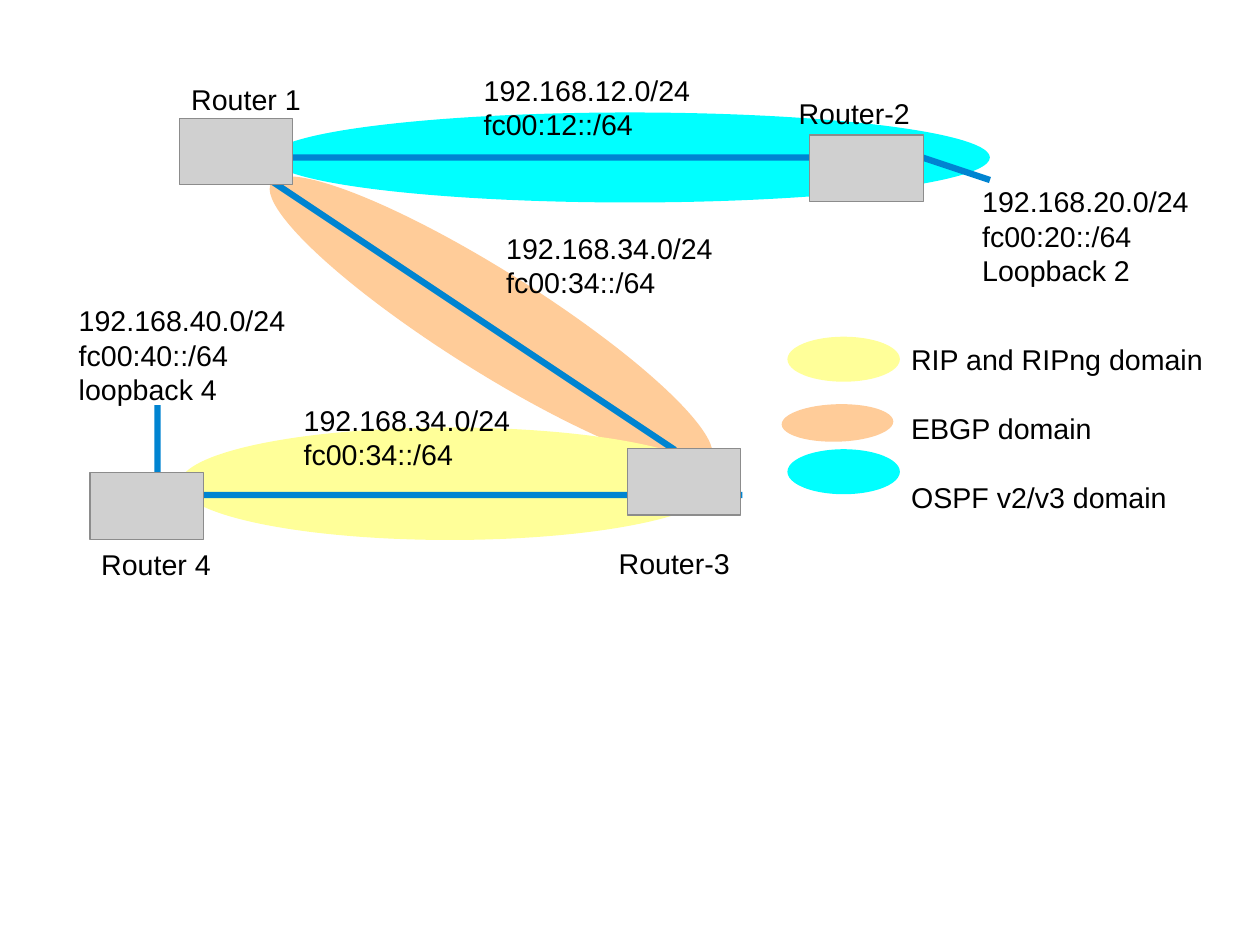
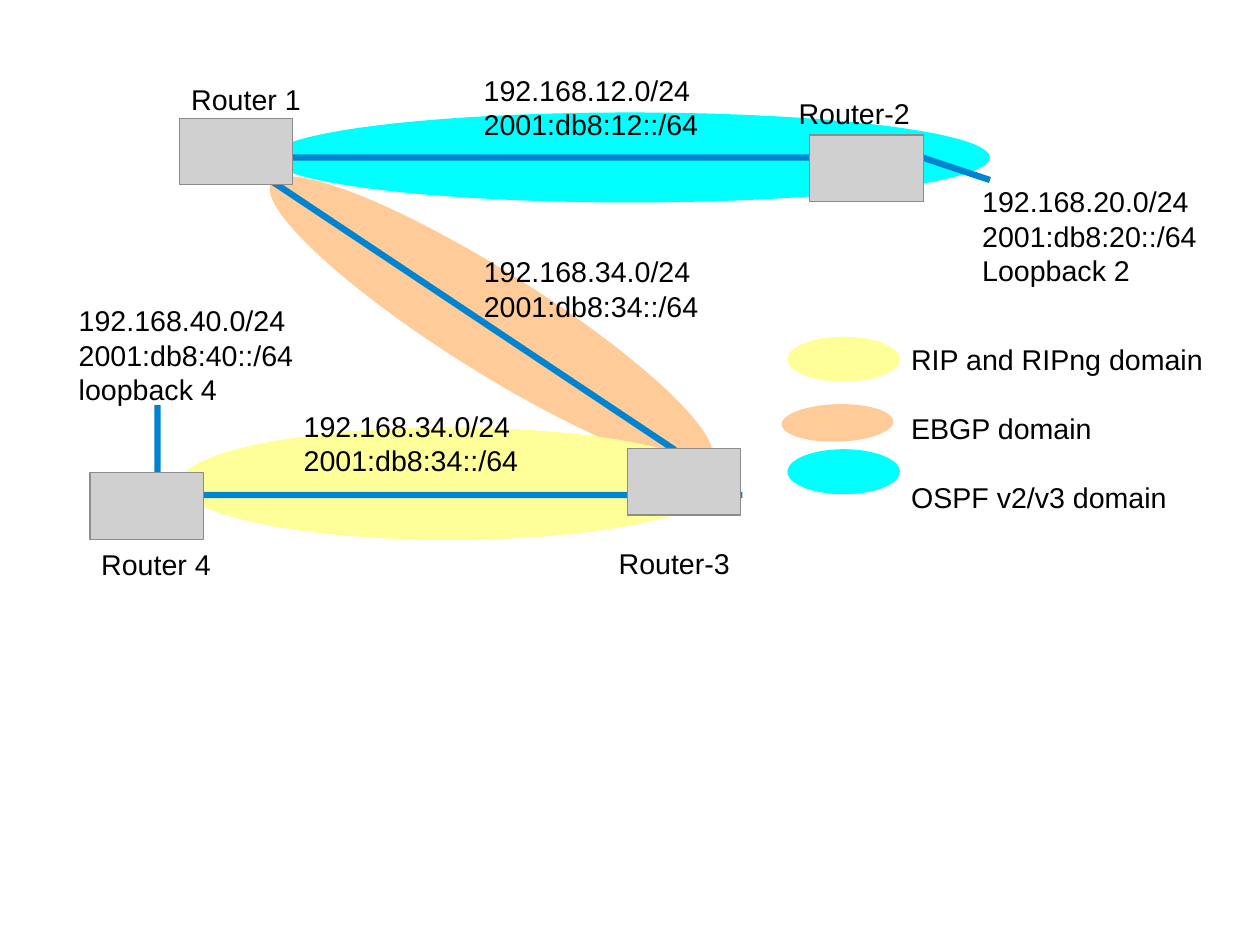
Before and after one commit to ocochard/BSDRP, a slide deck: slide 2 of trunk/docs/labs.examples.odp. Drawn at 1260x945 pixels with LibreOffice and Linux fonts; fonts in the diff are those of the drawing; grey boxes stand for pictures. Boxes give left, top, right and bottom in pixels: in the first picture for what was removed or moved away, otherwise in the second. Text is boxed around its words. In the diff, an @@ line names an element or a change of style, - is before the commit and + after.

```diff
--- a/trunk/docs/labs.examples.odp
+++ b/trunk/docs/labs.examples.odp
@@ text at (484,113,698,136): text changed @@
-fc00:12::/64
+2001:db8:12::/64
@@ text at (982,226,1196,248): text changed @@
-fc00:20::/64
+2001:db8:20::/64
@@ text "192.168.34.0/24": place and size @@
-text "192.168.34.0/24" at (506,238,712,299)
+text "192.168.34.0/24" at (484,260,698,322)
@@ text at (484,294,698,322): text changed @@
-fc00:34::/64
+2001:db8:34::/64
@@ text at (79,345,293,367): text changed @@
-fc00:40::/64
+2001:db8:40::/64
@@ text at (304,450,518,472): text changed @@
-fc00:34::/64
+2001:db8:34::/64
```
Also in this commit, not shown: 3 other slides changed, 1 slide added, 2 slides removed, 1 other file.
